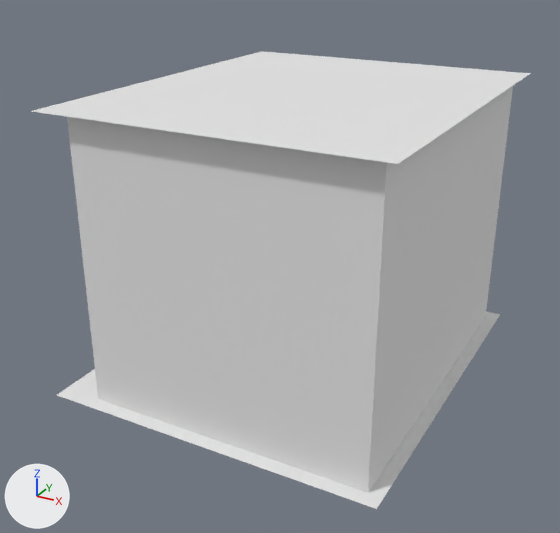
A saved change to the FBX model Assets/Models/PROTO_Bathroom/Bathroom.fbx.
Before and after are seen from a 50 mm camera at (2.79, -5.66, 3.65) aimed at (-0.19, -0.24, 0.94). Lighting does not change. The marker at lower left points along +X, +Y and +Z. Where no turn or scale is listed for an object, it has been applied to the vertices.
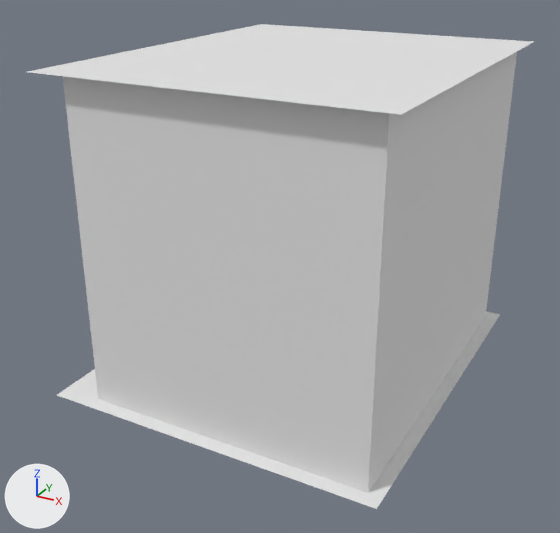
Location of each change, [x1, y1, x2, y2] in pixels of the pictures (560 x 533 px; the box of a moved part takes in the faces that stretch with it):
'Cube', reshaped
    before: [32, 51, 531, 509]
    after: [27, 24, 533, 509]
part 1 of me_cube, moved or reshaped
    before: [32, 51, 531, 164]
    after: [27, 24, 533, 115]
part 2 of me_cube, moved or reshaped
    before: [67, 86, 513, 198]
    after: [63, 52, 517, 198]

The change in detail:
me_cube has 519 vertices, 502 faces and spans x -1.58..1.34, y -1.66..1.67, z -0.3..2.13.
me_cube is used by ob_cube; location (0.0, 0.0, 0.305).
me_cube part 1: the loose piece of 4 vertices spanning x -1.46..1.34, y -1.65..1.67, z 2.13 is moved by (0.0, 0.0, 0.28).
me_cube part 2: all 18 vertices in x -1.41..1.23, y -1.53..1.53, z 1.82..2.13 are moved by (0.0, 0.0, 0.28).
